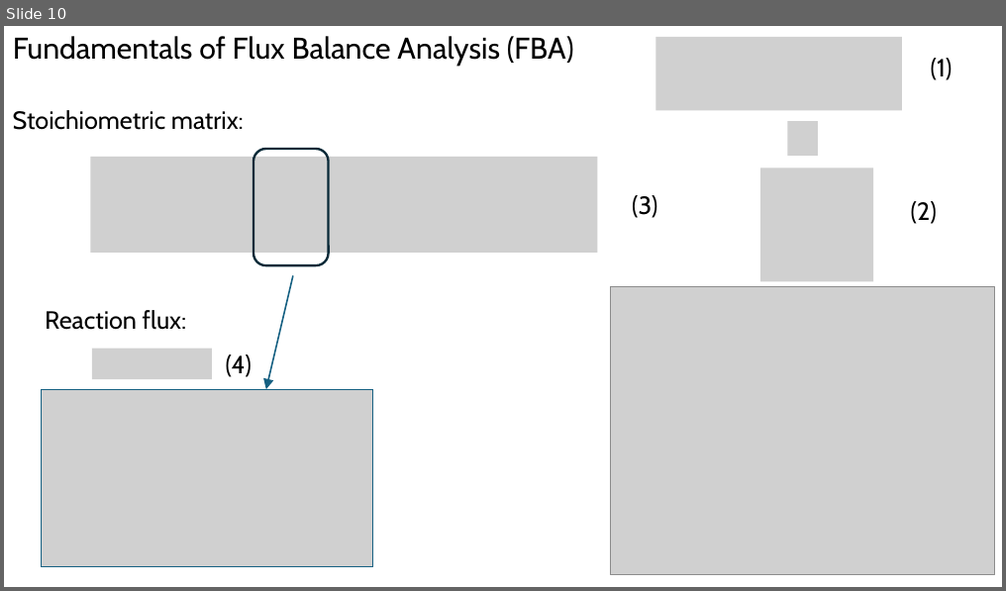
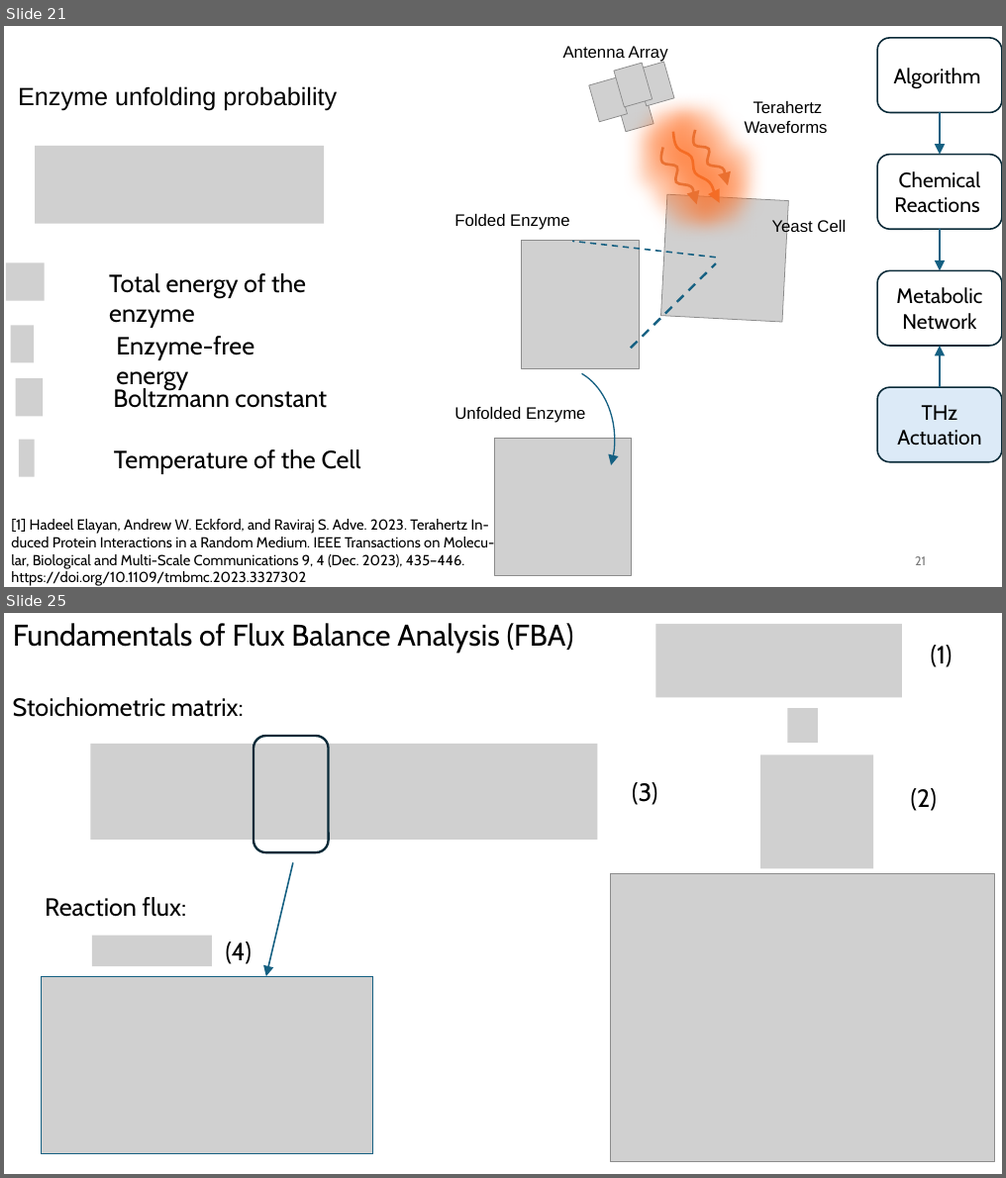
Before and after one commit to tkn-tub/bioelectrodynamics, a slide deck: slides/slides.pptx. Shown one above the other, each under a label of ours: slide 10 before the commit, slides 21 and 25 after it; the slides between them are not shown. The pictures are 1006x591 and 1006x1178 pixels, drawn with LibreOffice and Linux fonts; fonts in the diff are those of the drawing; grey boxes stand for pictures. Boxes give left, top, right and bottom in pixels: in the first picture for what was removed or moved away, otherwise in the second. Text is boxed around its words. In the diff, an @@ line names an element or a change of style, - is before the commit and + after.

```diff
--- a/slides/slides.pptx
+++ b/slides/slides.pptx
@@ slide 21 added at bbox=[4, 26, 1002, 587], background #FFFFFF @@
@@ rounded rectangle added at bbox=[877, 38, 1002, 113], outline #092A39 1.5 pt, 20 pt, text #000000 @@
+Algorithm
@@ text added at bbox=[18, 86, 337, 111], 24 pt, text #000000 @@
+Enzyme unfolding probability
@@ arrow added from (940, 113) to (940, 155), #156082 1.5 pt @@
@@ picture added at bbox=[35, 146, 324, 224] @@
@@ rounded rectangle added at bbox=[877, 155, 1002, 230], fill #FFFFFF, outline #092A39 1.5 pt, 20 pt, text #000000 @@
+Chemical Reactions
@@ arrow added from (940, 230) to (940, 271), #156082 1.5 pt @@
@@ picture added at bbox=[6, 264, 44, 301] @@
@@ text added at bbox=[109, 274, 306, 328], 24 pt, text #000000 @@
+Total energy of the enzyme
@@ rounded rectangle added at bbox=[877, 271, 1002, 346], outline #092A39 1.5 pt, 20 pt, text #000000 @@
+Metabolic Network
@@ picture added at bbox=[11, 325, 34, 363] @@
@@ text added at bbox=[116, 336, 254, 390], 24 pt, text #000000 @@
+Enzyme-free energy
@@ arrow added from (940, 387) to (940, 346), #156082 1.5 pt @@
@@ picture added at bbox=[16, 378, 43, 416] @@
@@ text added at bbox=[113, 386, 327, 408], 24 pt, text #000000 @@
+Boltzmann constant
@@ group added at bbox=[454, 46, 846, 575]: 7 pictures, 5 texts, 3 freeform shapes, 2 lines, 1 arc (boxed as its full ellipse) @@
+Yeast Cell
+Antenna Array
+Terahertz
+Waveforms
+Folded Enzyme
+Unfolded Enzyme
@@ rounded rectangle added at bbox=[877, 387, 1002, 463], fill #DCEAF7, outline #092A39 1.5 pt, 20 pt, text #000000 @@
+THz Actuation
@@ picture added at bbox=[19, 439, 35, 476] @@
@@ text added at bbox=[114, 450, 361, 474], 24 pt, text #000000 @@
+Temperature of the Cell
@@ text added at bbox=[11, 519, 494, 586], 14 pt, text #000000 @@
+[1] Hadeel Elayan, Andrew W. Eckford, and Raviraj S. Adve. 2023. Terahertz In-duced Protein Interactions in a Random Medium. IEEE Transactions on Molecu-lar, Biological and Multi-Scale Communications 9, 4 (Dec. 2023), 435–446. https://doi.org/10.1109/tmbmc.2023.3327302
@@ page number added at bbox=[915, 557, 926, 566], 12 pt, text #797979 @@
+21
@@ what was slide 10 is now slide 25 @@
```
Also in this commit, not shown: 1 slide changed, 14 other slides added.
